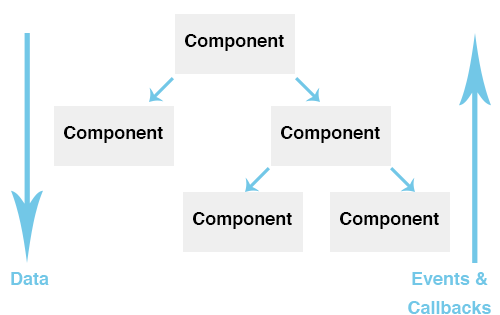
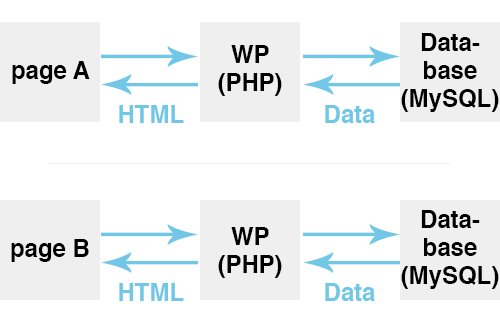
Layered file, before and after one edit (500 × 315). Changes by layer:
hid group "Data flows" (19 layers) over [11, 14, 491, 314]
showed group "Traditional" (29 layers) over [0, 22, 500, 301]
renamed "Data- base" to "Data- base (MySQL)", painted on it over [401, 210, 499, 289]
renamed "Ruby / PHP etc." to "WP (PHP) copy", painted on it over [215, 213, 289, 284]
renamed "Data- base" to "Data- base (MySQL)", painted on it over [401, 33, 499, 112]
renamed "Ruby / PHP etc." to "WP (PHP)", painted on it over [215, 35, 289, 106]
